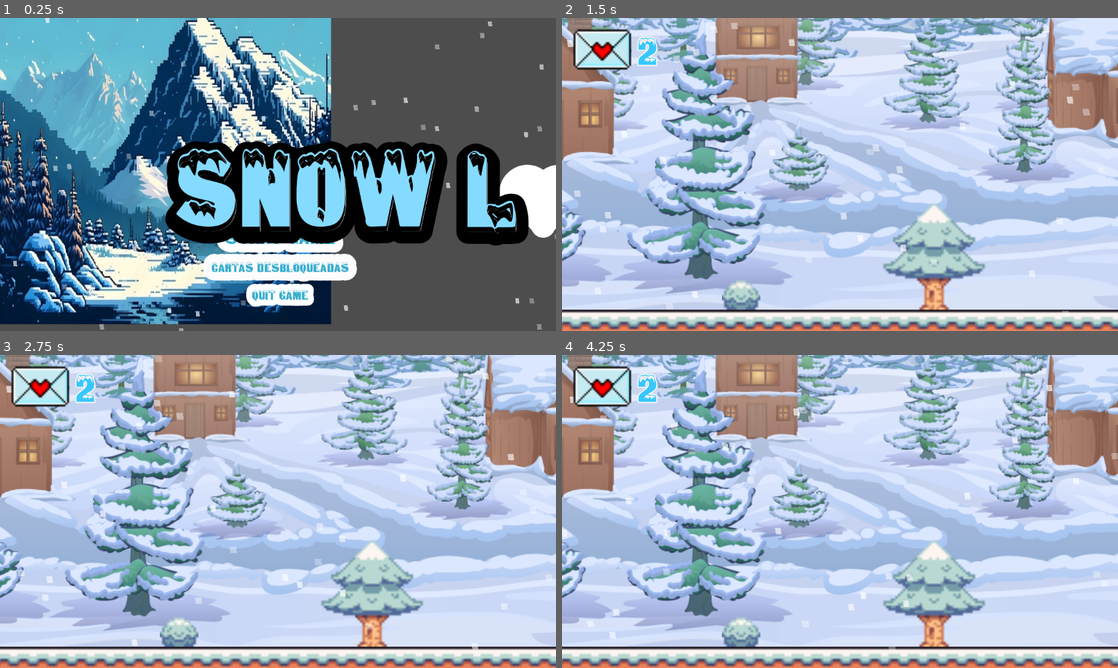
Above: before the commit, frames 1-4 (two rows, left to right).
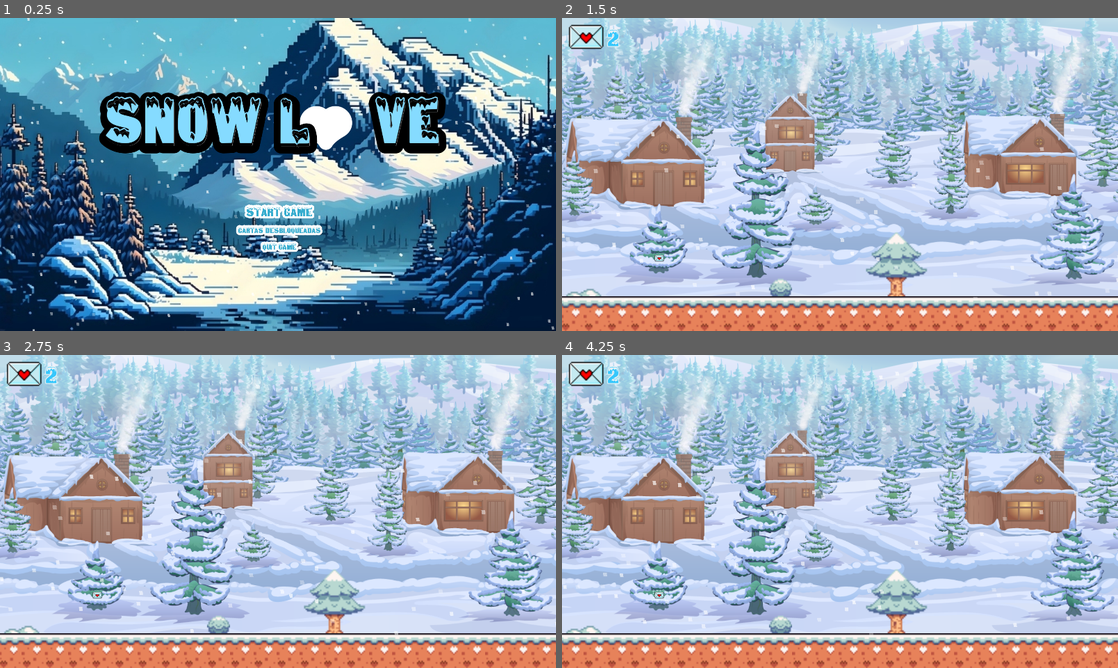
Above: after the commit, the same moments.

Repository: PedroVenanci0/Snow-Love
Game: Godot game, scene res://scenes/menu_principal.tscn
Two runs of this game, one before a commit and one after it. Both use one fixed random seed, a clock stepped at 60 frames per second and the inputs below.
Inputs (mouse positions are in pixels of both pictures, inside the frame that each line leads up to):
- Up to frame 1 (0.25 s): no input
- Up to frame 2 (1.5 s): click "Start Game" at 0.5 s; tap Enter (ui_accept) at 1.25 s; move the mouse to (962, 158) at 1.27 s; press the mouse at (962, 158) at 1.28 s; hold Right (ui_right) from 1.28 s (still down)
- Up to frame 3 (2.75 s): tap Enter (ui_accept) at 1.52 s; release Right (ui_right) at 2 s; release the mouse at (400, 495) at 2 s; drag from (166, 527) to (250, 574) at 2.02 s
- Up to frame 4 (4.25 s): move the mouse to (895, 442) at 2.77 s; press the mouse at (895, 442) at 2.78 s; hold Left (ui_left) 2.78-3.5 s; release the mouse at (895, 442) at 3.5 s; drag from (812, 574) to (673, 464) at 3.52 s

The runs differ from the first frame. In frame 1, 84% of the frame differs, in the area x 0-100%, y 0-100%; in frame 2, 74%; in frame 3, 74%; in frame 4, 74%.

Commit message:
add button

Diff:
--- a/project.godot
+++ b/project.godot
@@ -20,9 +20,23 @@
 Global="*res://script/Global.gd"
 
 [display]
+
+window/size/viewport_width=1920
+window/size/viewport_height=1080
 window/size/initial_position_type=0
 window/stretch/mode="viewport"
 window/canvas_textures/default_texture_filter=1
 "}[rendering]textures/canvas_textures/default_texture_filter"=0
 
 [input]
+
+mouse_button={
+"deadzone": 0.5,
+"events": [Object(InputEventMouseButton,"resource_local_to_scene":false,"resource_name":"","device":-1,"window_id":0,"alt_pressed":false,"shift_pressed":false,"ctrl_pressed":false,"meta_pressed":false,"button_mask":1,"position":Vector2(158, 25),"global_position":Vector2(162, 66),"factor":1.0,"button_index":1,"canceled":false,"pressed":true,"double_click":false,"script":null)
+]
+}
+pause_mode={
+"deadzone": 0.5,
+"events": [Object(InputEventKey,"resource_local_to_scene":false,"resource_name":"","device":-1,"window_id":0,"alt_pressed":false,"shift_pressed":false,"ctrl_pressed":false,"meta_pressed":false,"pressed":false,"keycode":0,"physical_keycode":4194305,"key_label":0,"unicode":0,"echo":false,"script":null)
+]
+}
--- a/scenes/game_over.tscn
+++ b/scenes/game_over.tscn
@@ -2,7 +2,7 @@
 
 [ext_resource type="Texture2D" uid="uid://djayte3768086" path="res://assets/game_over/_4d7d0b74-1c4b-4788-9a1d-964cad4911f5.jpg" id="1_jyex5"]
 [ext_resource type="Texture2D" uid="uid://dmgk2qxtp3xx2" path="res://assets/game_over/coração.png" id="2_fa1re"]
-[ext_resource type="Texture2D" uid="uid://drb0yoosc4rbj" path="res://assets/game_over/moudura.png" id="3_biqww"]
+[ext_resource type="Texture2D" uid="uid://blbhyvo6m2u0g" path="res://assets/construções pelo mapa/contrução_gelo_02.webp" id="3_jjywe"]
 
 [node name="Game_over" type="Control"]
 layout_mode = 3
@@ -55,8 +55,8 @@
 region_rect = Rect2(273.45, 180.226, 177.156, 162.984)
 
 [node name="Sprite2D2" type="Sprite2D" parent="."]
-position = Vector2(2368, -749)
-scale = Vector2(5.85973, 5.46053)
-texture = ExtResource("3_biqww")
+position = Vector2(1103, 544.5)
+scale = Vector2(1, 4.41176)
+texture = ExtResource("3_jjywe")
 region_enabled = true
-region_rect = Rect2(150.021, 138.663, 221.445, 228.531)
+region_rect = Rect2(208.923, 515.749, 95.8273, 255.39)
--- a/scenes/menu_principal.tscn
+++ b/scenes/menu_principal.tscn
@@ -85,7 +85,7 @@
 theme_override_colors/font_pressed_color = Color(0.397482, 1.39579e-06, 6.97896e-07, 1)
 theme_override_colors/font_hover_color = Color(1, 0, 0, 1)
 theme_override_colors/font_outline_color = Color(1, 1, 1, 1)
-theme_override_constants/outline_size = 70
+theme_override_constants/outline_size = 30
 theme_override_fonts/font = ExtResource("4_xgp1d")
 theme_override_font_sizes/font_size = 40
 text = "Start Game"
@@ -97,7 +97,7 @@
 theme_override_colors/font_pressed_color = Color(0.397482, 1.39579e-06, 6.97896e-07, 1)
 theme_override_colors/font_hover_color = Color(1, 0, 0, 1)
 theme_override_colors/font_outline_color = Color(0.986752, 0.986752, 0.986752, 1)
-theme_override_constants/outline_size = 70
+theme_override_constants/outline_size = 30
 theme_override_fonts/font = ExtResource("4_xgp1d")
 theme_override_font_sizes/font_size = 25
 text = "Cartas desbloqueadas"
@@ -110,7 +110,7 @@
 theme_override_colors/font_pressed_color = Color(0.397482, 1.39579e-06, 6.97896e-07, 1)
 theme_override_colors/font_hover_color = Color(1, 0, 0, 1)
 theme_override_colors/font_outline_color = Color(1, 1, 1, 1)
-theme_override_constants/outline_size = 50
+theme_override_constants/outline_size = 30
 theme_override_fonts/font = ExtResource("4_xgp1d")
 theme_override_font_sizes/font_size = 25
 text = "Quit Game"
